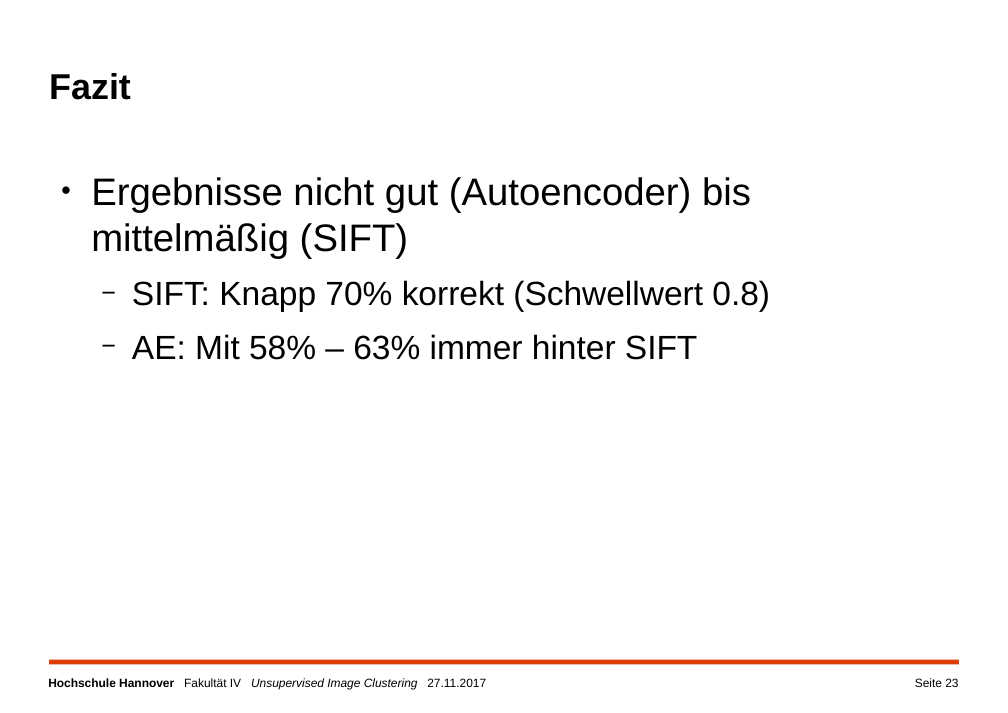
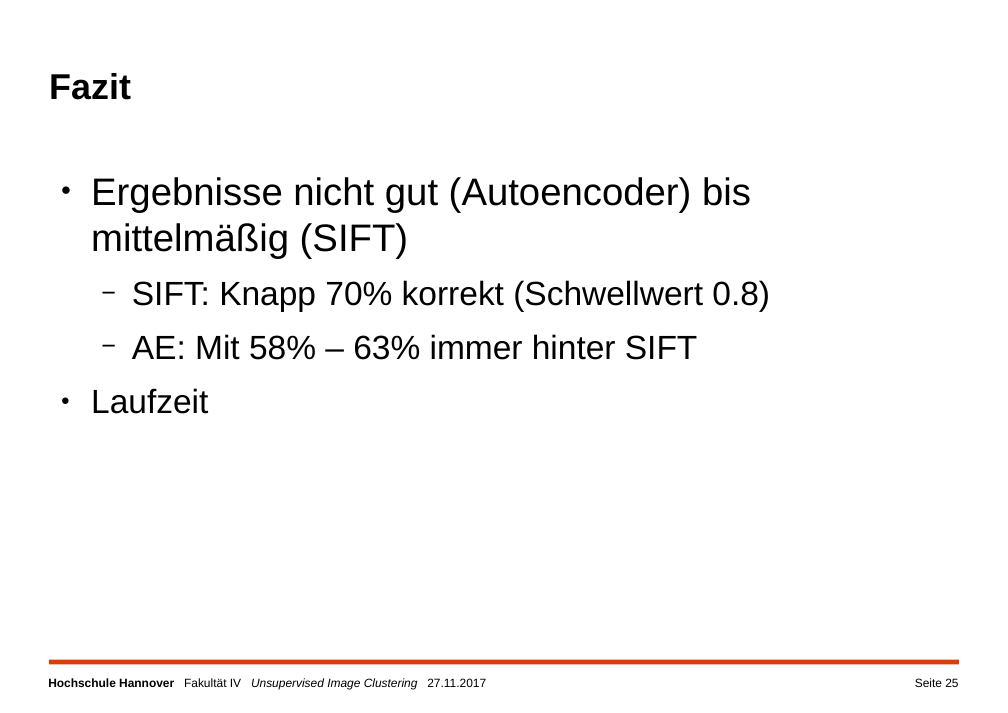
Before and after one commit to a-cl/ma-thesis, a slide deck: slide 25 of kolloquim.pptx (slide 23 before the commit). Drawn at 1008x713 pixels with LibreOffice and Linux fonts; fonts in the diff are those of the drawing; background and template pictures are left out. Boxes give left, top, right and bottom in pixels: in the first picture for what was removed or moved away, otherwise in the second. Text is boxed around its words. In the diff, an @@ line names an element or a change of style, - is before the commit and + after.

Commit message:
Wording / TODOs überarbeitet.

```diff
--- a/kolloquim.pptx
+++ b/kolloquim.pptx
@@ text at (91,388,208,414): paragraph added @@
+● Laufzeit
@@ page number at (915,678,958,687): text changed @@
-Seite 23
+Seite 25
```
Also in this commit, not shown: 7 other slides changed, 2 slides added.
